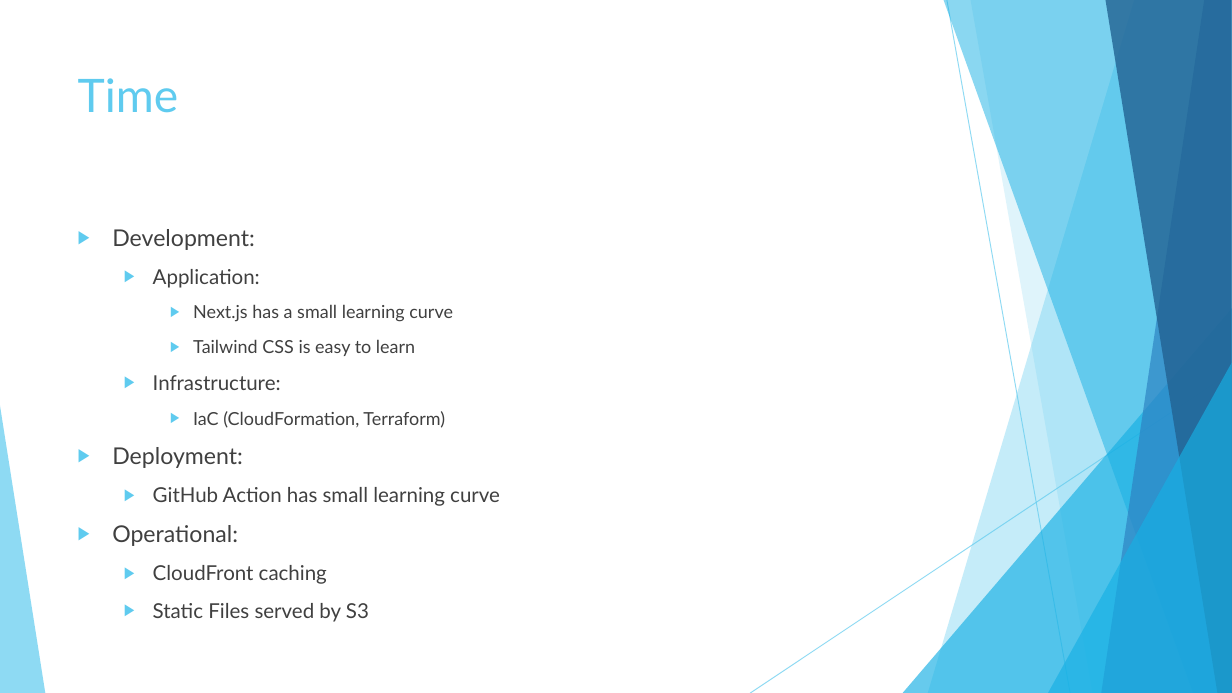
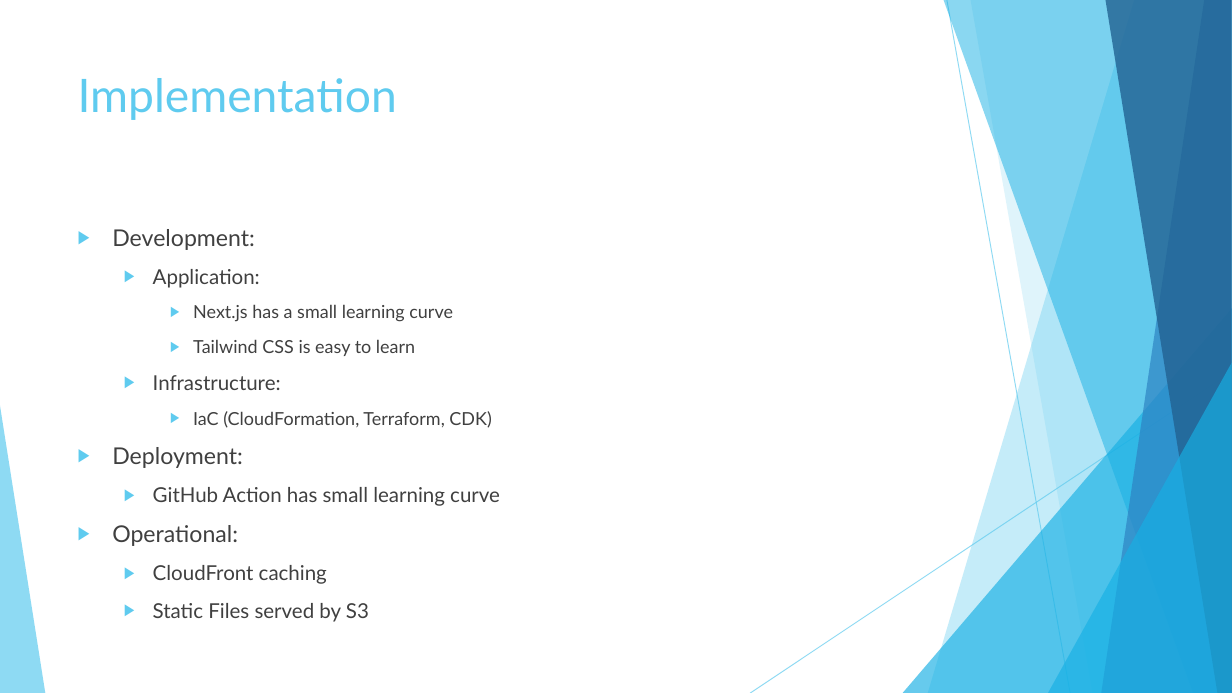
Before and after one commit to nik-yo/PennyWebHosting, a slide deck: slide 6 of slides/Penny Web Hosting in AWS.pptx (slide 7 before the commit). Drawn at 1232x693 pixels with LibreOffice and Linux fonts; fonts in the diff are those of the drawing. Boxes give left, top, right and bottom in pixels: in the first picture for what was removed or moved away, otherwise in the second. Text is boxed around its words. In the diff, an @@ line names an element or a change of style, - is before the commit and + after.

```diff
--- a/slides/Penny Web Hosting in AWS.pptx
+++ b/slides/Penny Web Hosting in AWS.pptx
@@ title at <box>78,78,397,120</box>: text changed @@
-Time
+Implementation
@@ text at <box>193,411,491,428</box>: text changed @@
-    ▶ IaC (CloudFormation, Terraform)
+    ▶ IaC (CloudFormation, Terraform, CDK)
```
Also in this commit, not shown: 3 other slides changed, 1 slide added, 1 other file.
